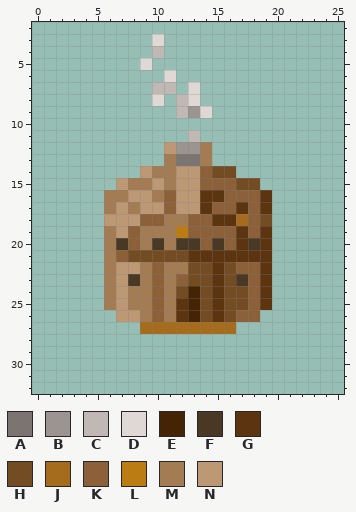
Edited in one commit: pixel-art sprite (Master of Magic Caster Windows Eons/Data/Building41_5.png). Above, as it was before the edit.
The file is 40x33 pixels. Shown: x 0..25, y 2..32. The old version is drawn lined up with the new one.
Palette (. is transparent): A #7c7470  B #9c9490  C #c0b8b4  D #e0d8d4  E #442404  F #483824  G #5c3410  H #744c24  J #a46c1c  K #8c6038  L #bc7c14  M #a47c54  N #bc9874
Pixels before, first column x 6:
 3 ....D.........
 4 ....C.........
 5 ...D..........
 6 .....D........
 7 ....CC.D......
 8 ....D.CD......
 9 ......CBD.....
10 ..............
11 .......C......
12 .....NBBM.....
13 .....MAAM.....
14 ...NMMNNKHH...
15 .NMMNMNNKKKHH.
16 MMNNMKNNGGKKKG
17 MNMNNKNNGKKGKG
18 NNNKKMMKKGGJKH
19 MNKMMMLKKKKGKG
20 MFKMFMFFKFKGFG
21 MKHHHHHGGGGGGG
22 MNNMKMMHHGHKKG
23 MNFMKMKHHGHFKG
24 MNMMKMHEHGHHKG
25 MNMMKMGEHGHHKG
26 .NNMKMGEHGHKK.
27 ...JJJJJJJJ...
After the commit:
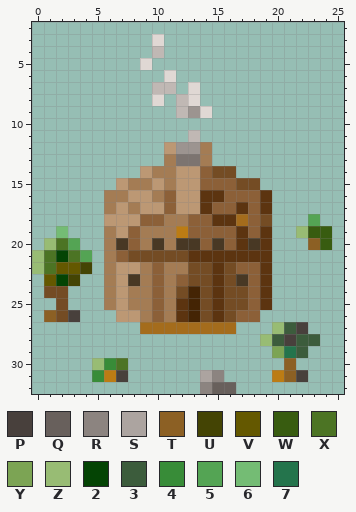
Colours new in this view: P #48403c  Q #68605c  R #8c8480  S #aca4a0  T #8c6024  U #444404  V #645800  W #385c10  X #4c7424  Y #7ca454  Z #98bc74  2 #044404  3 #3c5c3c  4 #388c38  5 #54a454  6 #74bc74  7 #24744c
Changes in this commit:
whole drawing moved by +6,-5 (the old picture is shown already moved)
y 18: x 23 . -> 5
y 19: x 2 . -> 6; x 22..24 ... -> ZWW
y 20: x 1..3 ... -> ZX5; x 23..24 .. -> TW
y 21: x 0..4 ..... -> ZX2X5
y 22: x 0..4 ..... -> ZXVVU
y 23: x 1..3 ... -> V2U
y 24: x 1..2 .. -> HH
y 25: x 2 . -> H
y 26: x 1..3 ... -> THP
y 27: x 20..22 ... -> Z3P
y 28: x 19..23 ..... -> Z3P33
y 29: x 20..22 ... -> Y73
y 30: x 5..7 ... -> Z4X; x 21 . -> T
y 31: x 5..7 ... -> 4LP; x 14..15 .. -> SR; x 20..22 ... -> LTP
y 32: x 14..16 ... -> RQQ
